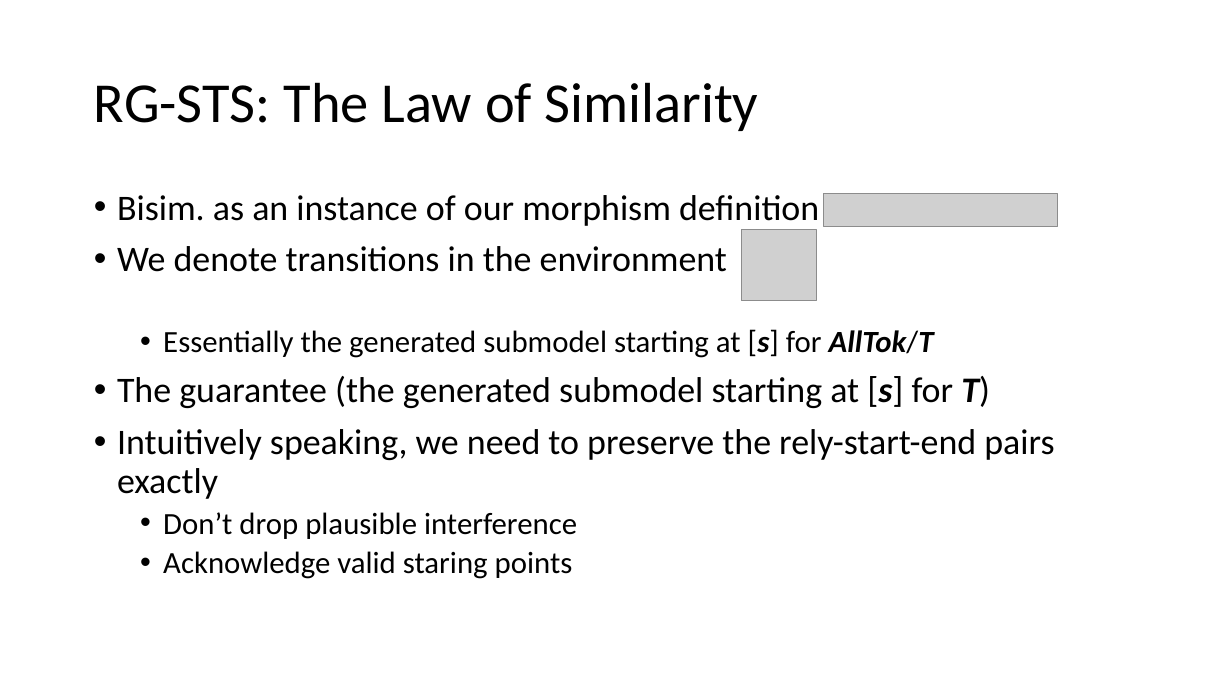
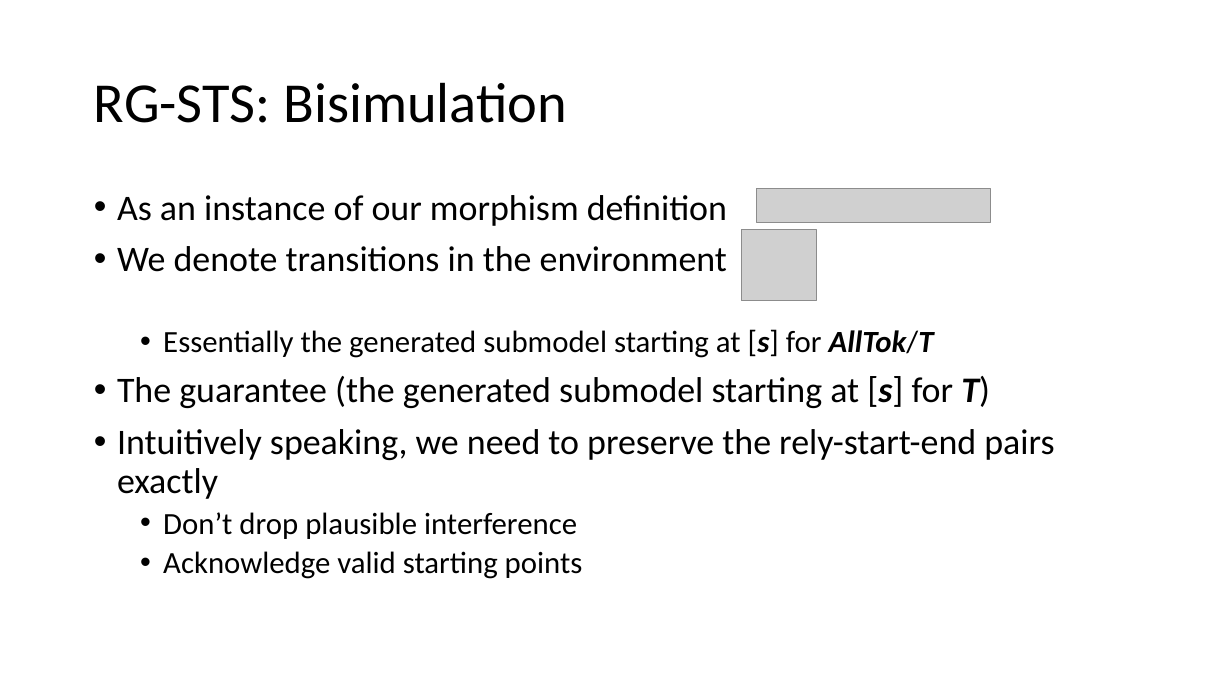
Before and after one commit to Contingent-Systems/modal_abstractions_presentations, a slide deck: slide 39 of thesis_proposal/proposal.pptx (slide 38 before the commit). Drawn at 1232x693 pixels with LibreOffice and Linux fonts; fonts in the diff are those of the drawing; grey boxes stand for pictures. Boxes give left, top, right and bottom in pixels: in the first picture for what was removed or moved away, otherwise in the second. Text is boxed around its words. In the diff, an @@ line names an element or a change of style, - is before the commit and + after.

```diff
--- a/thesis_proposal/proposal.pptx
+++ b/thesis_proposal/proposal.pptx
@@ title at (x1=94, y1=82, x2=568, y2=123): text changed @@
-RG-STS: The Law of Similarity
+RG-STS: Bisimulation
@@ text at (x1=117, y1=195, x2=727, y2=226): text changed @@
-• Bisim. as an instance of our morphism definition
+• As an instance of our morphism definition
@@ picture moved from (x1=823, y1=193, x2=1057, y2=226) to (x1=757, y1=189, x2=991, y2=222) @@
@@ text at (x1=163, y1=551, x2=583, y2=579): text changed @@
-  • Acknowledge valid staring points
+  • Acknowledge valid starting points
```
Also in this commit, not shown: 9 other slides changed, 1 slide added.
